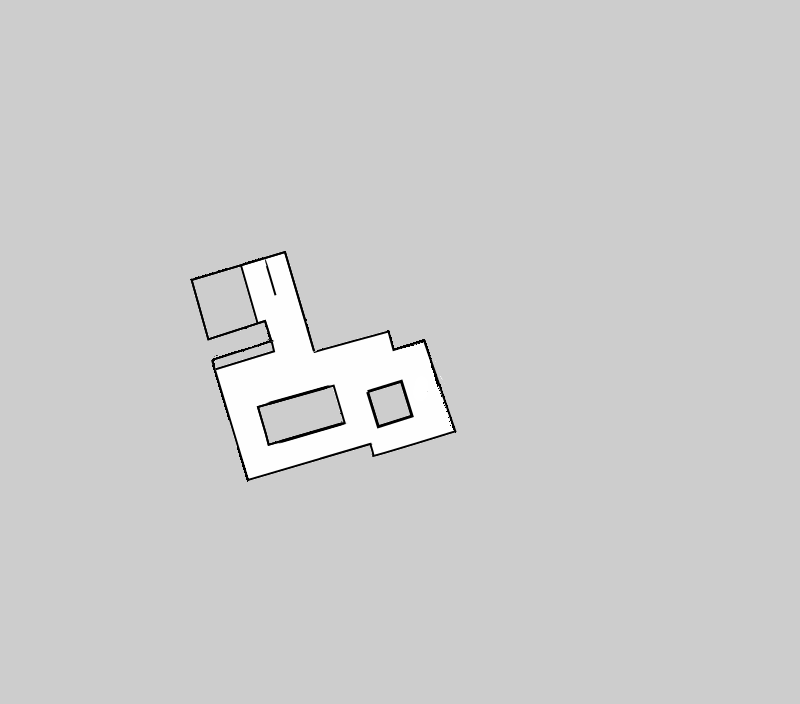
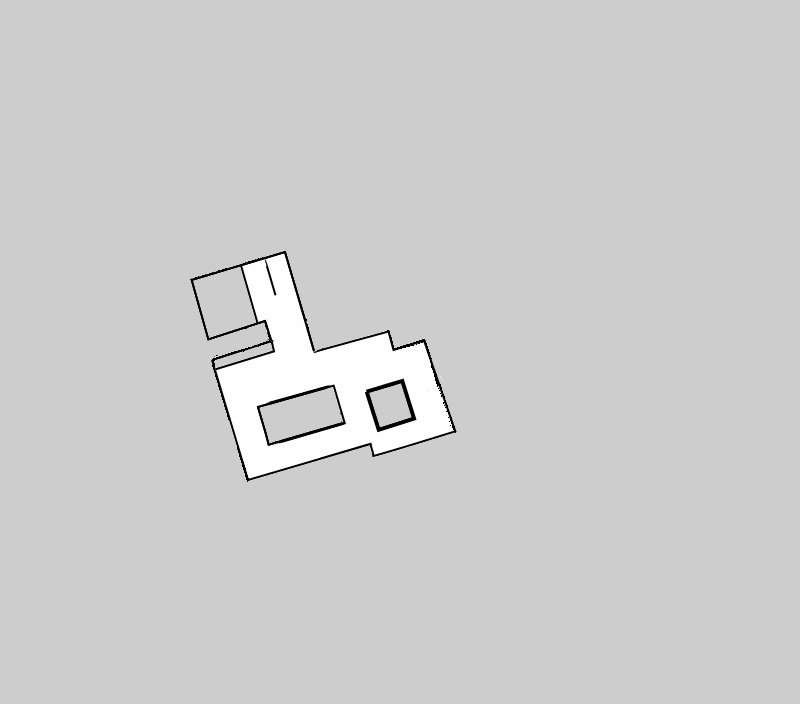
Before/after of a (800, 704) layered artwork. What changed in the layer stack:
painted on "safe_zone" over 364, 378, 417, 447
